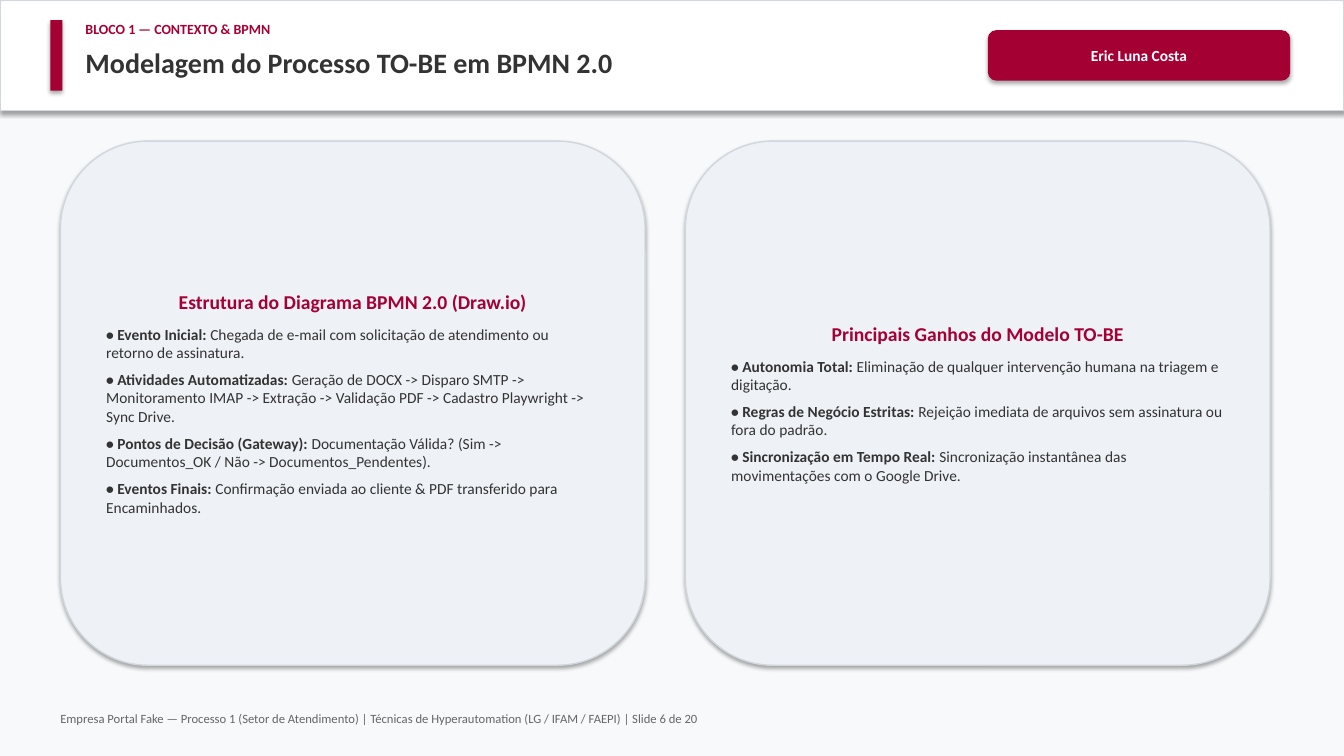
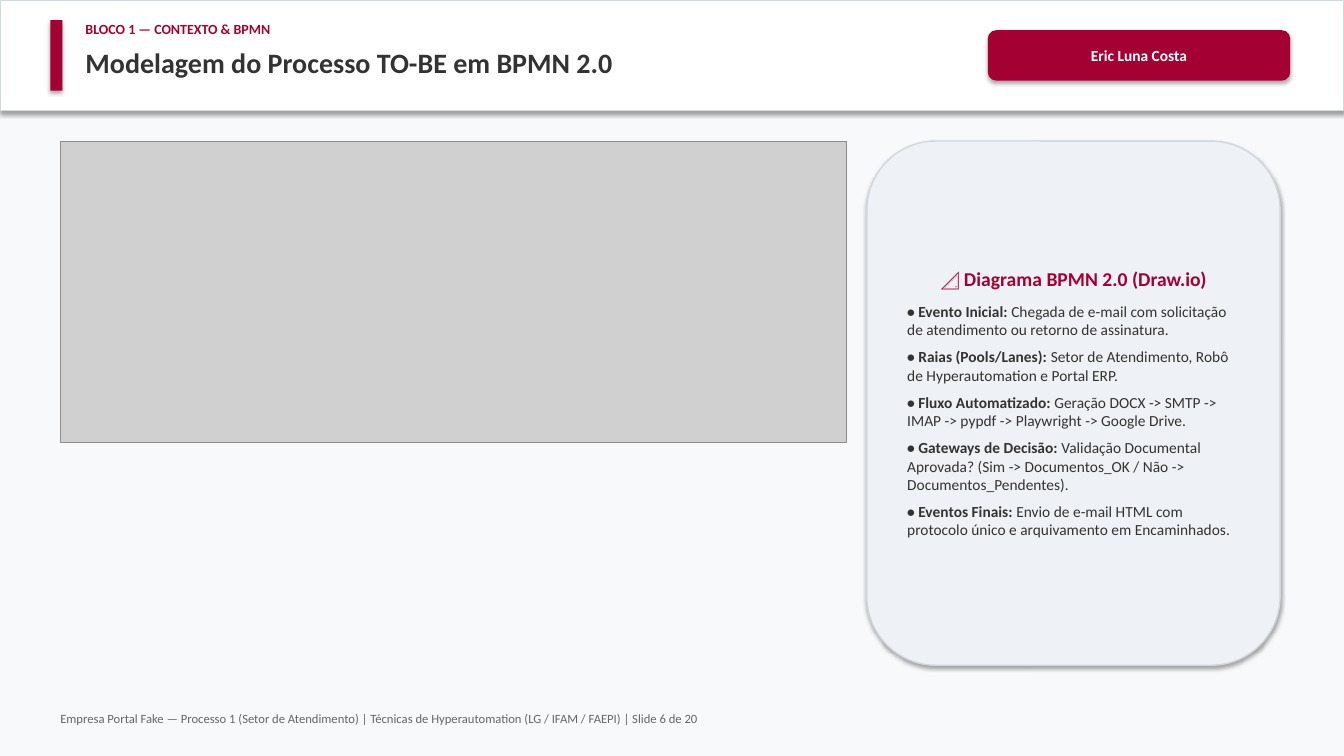
Before and after one commit to Sannyer3232/hyperautomation-equipe-1, a slide deck: slide 6 of docs/Apresentacao_Hyperautomation_Processo1_LG.pptx. Drawn at 1344x756 pixels with LibreOffice and Linux fonts; fonts in the diff are those of the drawing; grey boxes stand for pictures. Boxes give left, top, right and bottom in pixels: in the first picture for what was removed or moved away, otherwise in the second. Text is boxed around its words. In the diff, an @@ line names an element or a change of style, - is before the commit and + after.

```diff
--- a/docs/Apresentacao_Hyperautomation_Processo1_LG.pptx
+++ b/docs/Apresentacao_Hyperautomation_Processo1_LG.pptx
@@ rounded rectangle removed at box(60, 141, 645, 665) @@
-Estrutura do Diagrama BPMN 2.0 (Draw.io)
-• Evento Inicial: Chegada de e-mail com solicitação de atendimento ou retorno de assinatura.
-• Atividades Automatizadas: Geração de DOCX -> Disparo SMTP -> Monitoramento IMAP -> Extração -> Validação PDF -> Cadastro Playwright -> Sync Drive.
-• Pontos de Decisão (Gateway): Documentação Válida? (Sim -> Documentos_OK / Não -> Documentos_Pendentes).
-• Eventos Finais: Confirmação enviada ao cliente & PDF transferido para Encaminhados.
@@ picture added at box(60, 141, 847, 443) @@
@@ rounded rectangle "📐 Diagrama BPMN 2.0 (Draw.io)": place and size @@
-rounded rectangle "📐 Diagrama BPMN 2.0 (Draw.io)" at box(686, 141, 1270, 665)
+rounded rectangle "📐 Diagrama BPMN 2.0 (Draw.io)" at box(867, 141, 1280, 665)
@@ text in rounded rectangle at box(907, 271, 1230, 538): text changed @@
-Principais Ganhos do Modelo TO-BE
-• Autonomia Total: Eliminação de qualquer intervenção humana na triagem e digitação.
-• Regras de Negócio Estritas: Rejeição imediata de arquivos sem assinatura ou fora do padrão.
-• Sincronização em Tempo Real: Sincronização instantânea das movimentações com o Google Drive.
+📐 Diagrama BPMN 2.0 (Draw.io)
+• Evento Inicial: Chegada de e-mail com solicitação de atendimento ou retorno de assinatura.
+• Raias (Pools/Lanes): Setor de Atendimento, Robô de Hyperautomation e Portal ERP.
+• Fluxo Automatizado: Geração DOCX -> SMTP -> IMAP -> pypdf -> Playwright -> Google Drive.
+• Gateways de Decisão: Validação Documental Aprovada? (Sim -> Documentos_OK / Não -> Documentos_Pendentes).
+• Eventos Finais: Envio de e-mail HTML com protocolo único e arquivamento em Encaminhados.
```
Also in this commit, not shown: 9 other files.
